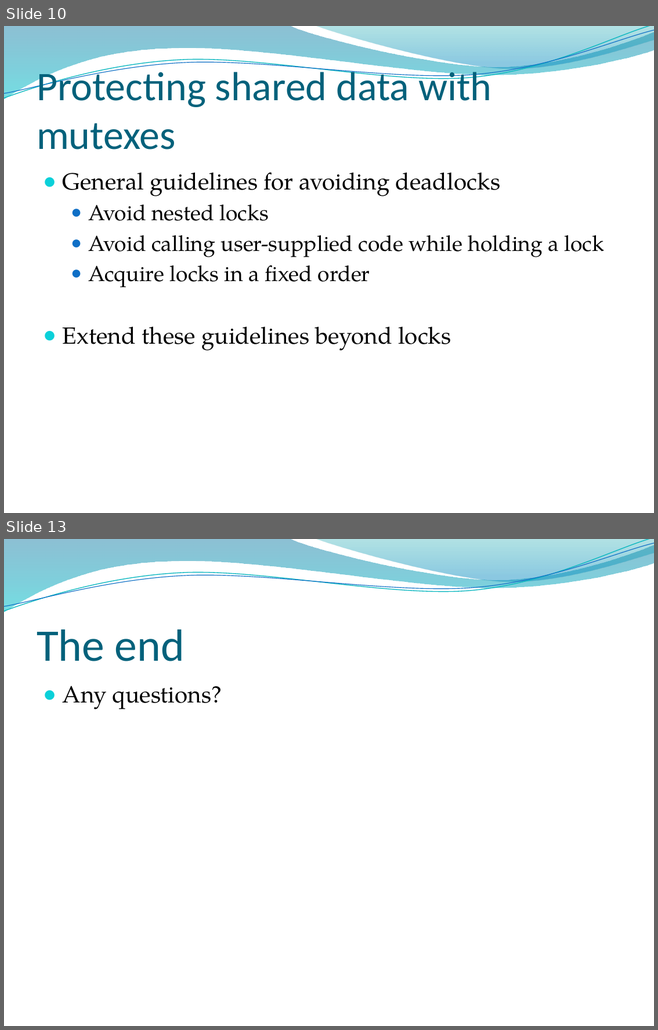
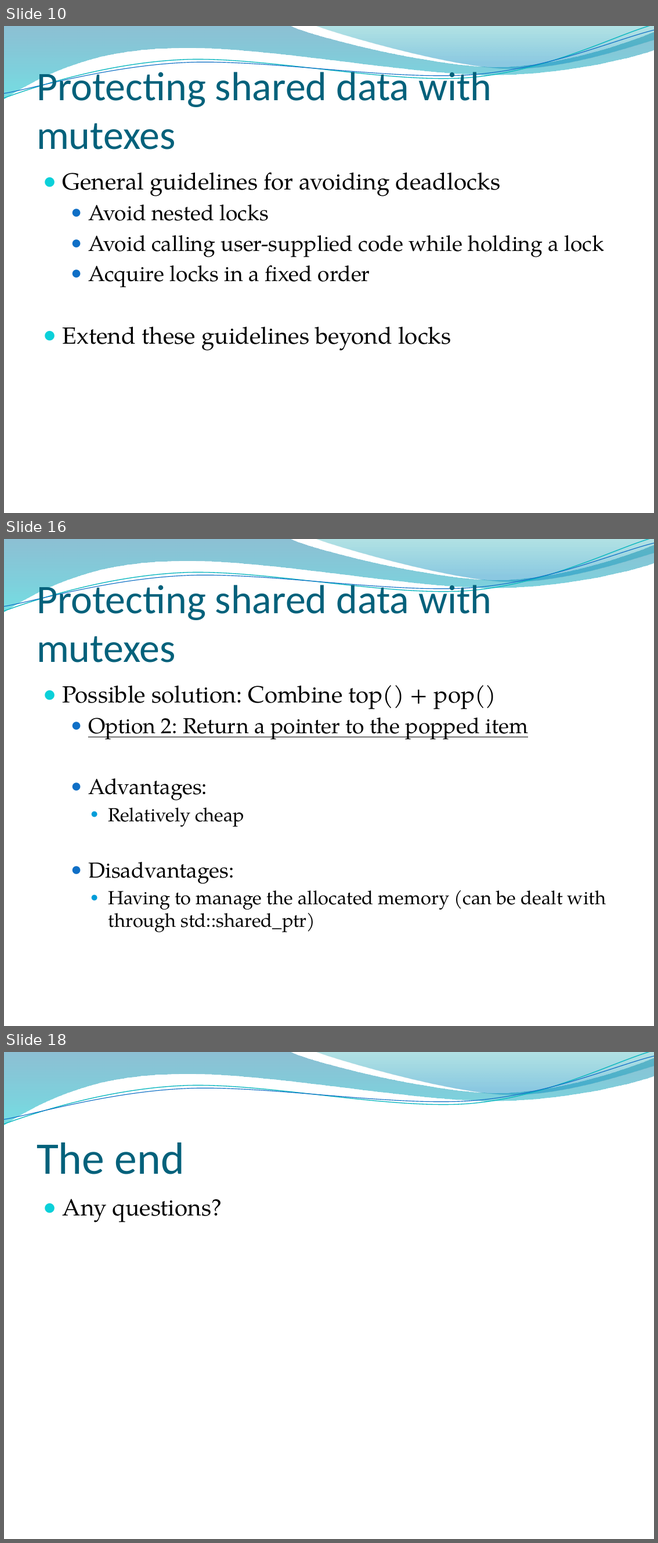
Before and after one commit to pabloribalta/Concurrency, a slide deck: s2/session-2.pptx. Shown one above the other, each under a label of ours: slides 10 and 13 before the commit, slides 10, 16 and 18 after it; the slides between them are not shown. The pictures are 658x1030 and 658x1543 pixels, drawn with LibreOffice and Linux fonts; fonts in the diff are those of the drawing; background and template pictures are left out. Boxes give left, top, right and bottom in pixels: in the first picture for what was removed or moved away, otherwise in the second. Text is boxed around its words. In the diff, an @@ line names an element or a change of style, - is before the commit and + after.

```diff
--- a/s2/session-2.pptx
+++ b/s2/session-2.pptx
@@ slide 16 added at (4, 539, 654, 1026), background picture (left out); not listed: 4 template elements that a slide beside it also shows @@
@@ title added at (36, 579, 491, 663), 45 pt, text #04617B @@
+Protecting shared data with mutexes
@@ text added at (63, 685, 606, 933), 21 pt, text #000000 @@
+● Possible solution: Combine top() + pop()
+  ● Option 2: Return a pointer to the popped item
+  ● Advantages:
+    ● Relatively cheap
+  ● Disadvantages:
+    ● Having to manage the allocated memory (can be dealt with through std::shared_ptr)
@@ what was slide 13 is now slide 18 @@
```
Also in this commit, not shown: 2 slides changed, 4 other slides added, 1 other file.
